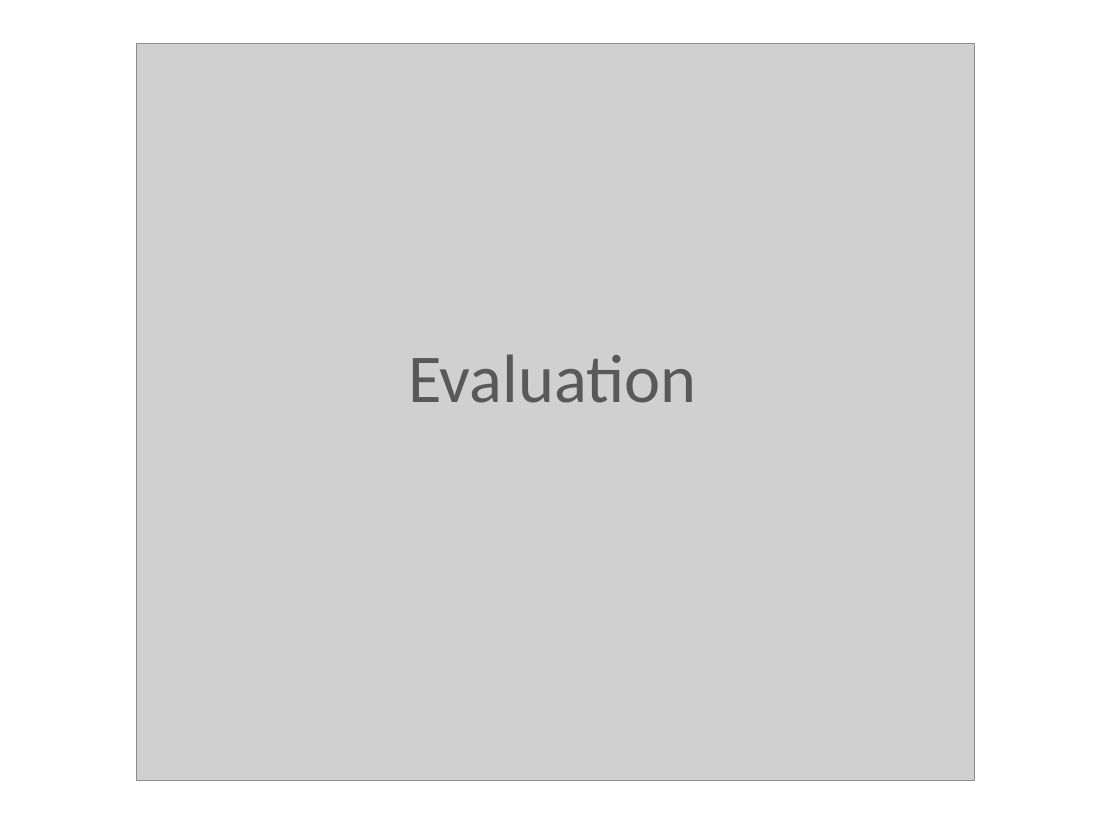
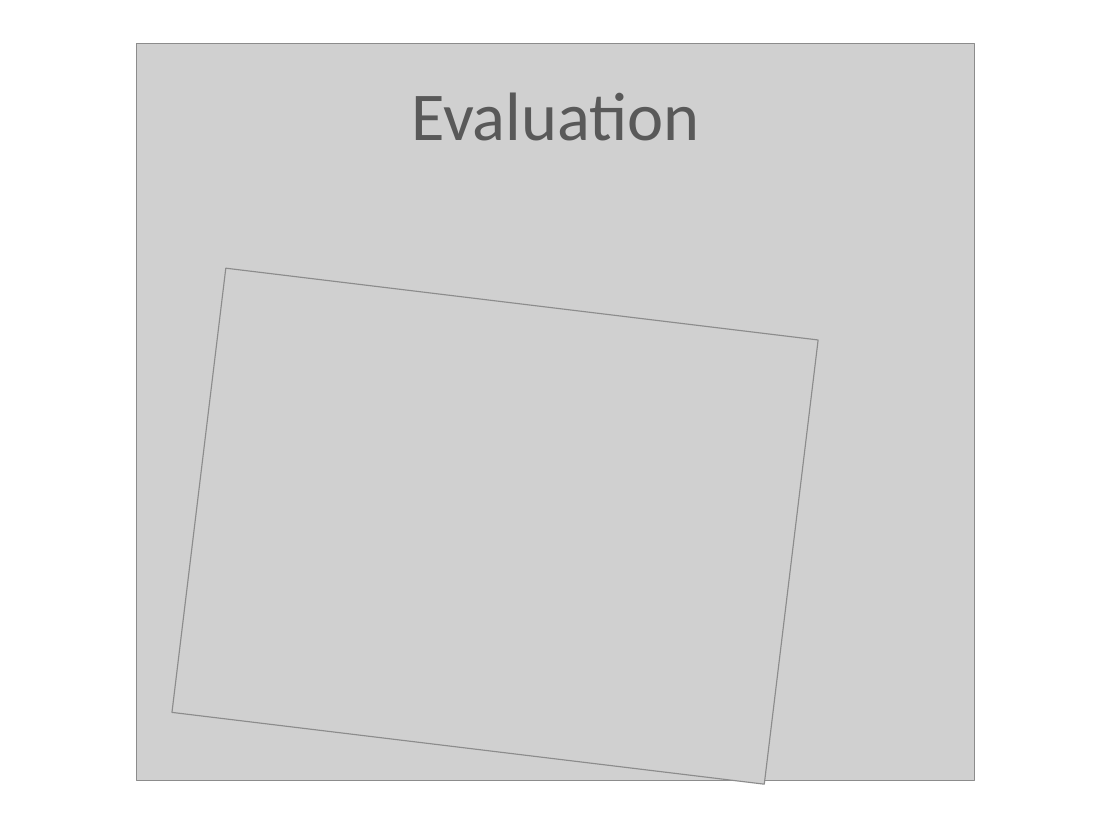
Before and after one commit to GRAAFYME/ContainingJ2P2P, a slide deck: slide 17 of Documentatie/Presentatie/ContainingPresentatie.pptx. Drawn at 1120x840 pixels with LibreOffice and Linux fonts; fonts in the diff are those of the drawing; grey boxes stand for pictures. Boxes give left, top, right and bottom in pixels: in the first picture for what was removed or moved away, otherwise in the second. Text is boxed around its words. In the diff, an @@ line names an element or a change of style, - is before the commit and + after.

```diff
--- a/Documentatie/Presentatie/ContainingPresentatie.pptx
+++ b/Documentatie/Presentatie/ContainingPresentatie.pptx
@@ title "Evaluation": place and size @@
-title "Evaluation" at (408, 354, 696, 403)
+title "Evaluation" at (411, 92, 699, 141)
@@ picture added at (172, 268, 819, 785) @@
```
Also in this commit, not shown: 3 other slides changed.
